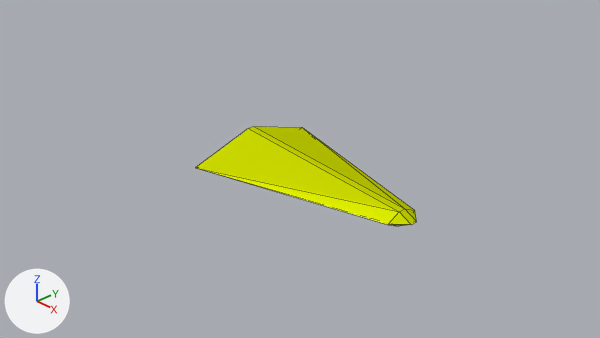
The Blender file file/actor/excalibur.blend, before and after one commit.
One viewpoint serves both versions: the file's camera 'Camera'. The lights are fixed; the arrows at lower left show +X, +Y and +Z. Mesh edges are drawn as thin lines.

In view in the first picture: 'Excalibur'.
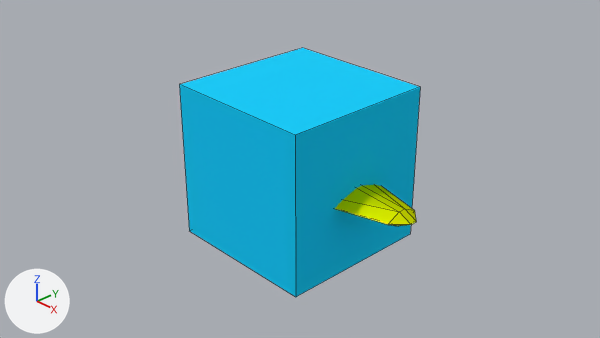
The newer file is also turned or shifted as a whole; pictures and numbers use the older file's frame.

Location of each change, [x1, y1, x2, y2] in pixels of the pictures (600 x 338 px):
'Actor', added (cyan)
    after: [179, 48, 420, 297]
'Excalibur', unchanged, covered by the edit
    before: [196, 126, 416, 226]
    after: [335, 185, 416, 226]

What the commit changed:
Material 'Actor' (mat_actor) is new.
Its base color is (0.0, 0.628, 1.0) (cyan #00d0ff).
Its roughness is 1.0.
Its specular ior level is 0.242.
Mesh me_actor is new.
It is a box spanning x -1.1..1.1, y -1.1..1.1, z 0.0..2.2.
It uses material mat_actor (cyan #00d0ff).
Object 'Actor' (ob_actor) is new; it shows me_actor.
Its location is (0.0, 0.0, -1.069).
